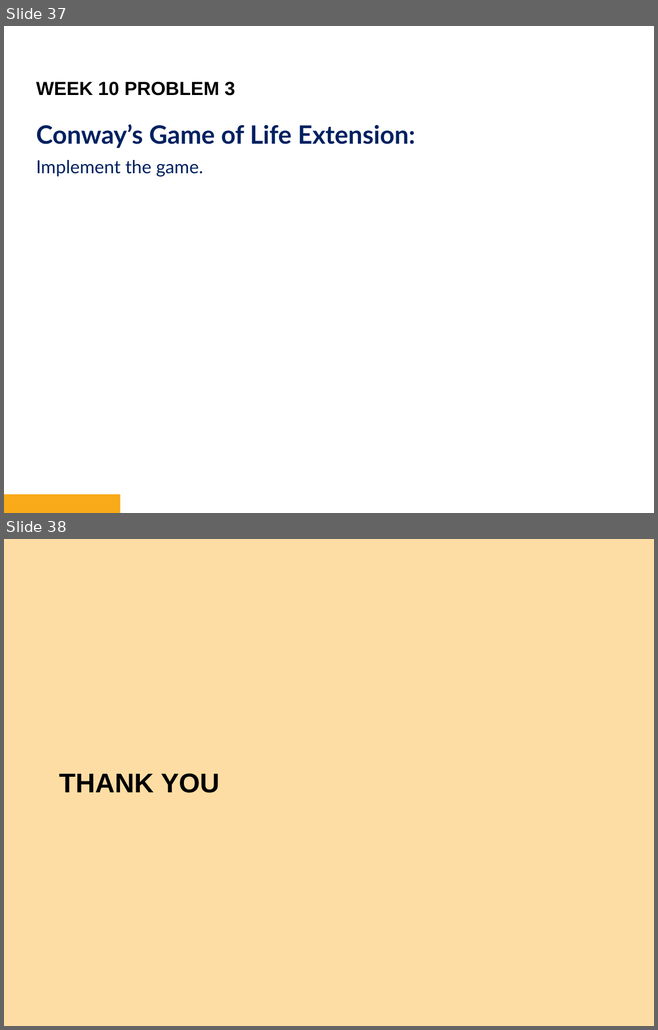
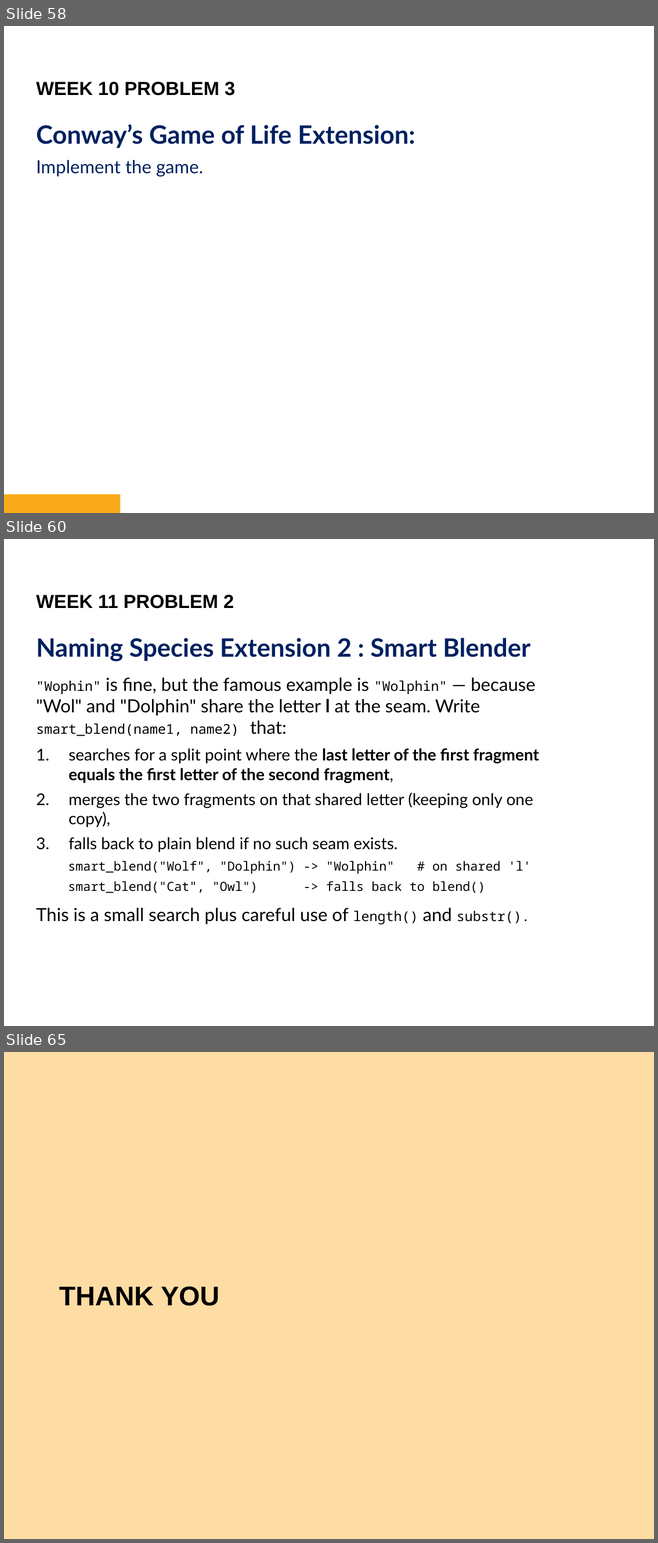
Before and after one commit to bryanbsun/pythonps, a slide deck: Python Problem Solver 2.pptx. Shown one above the other, each under a label of ours: slides 37 and 38 before the commit, slides 58, 60 and 65 after it; the slides between them are not shown. The pictures are 658x1030 and 658x1543 pixels, drawn with LibreOffice and Linux fonts; fonts in the diff are those of the drawing; background and template pictures are left out. Boxes give left, top, right and bottom in pixels: in the first picture for what was removed or moved away, otherwise in the second. Text is boxed around its words. In the diff, an @@ line names an element or a change of style, - is before the commit and + after.

Commit message:
Changes to be committed: 	new file:   Python Problem Solver 2-ThinkPad-X1-Extreme-Gen-3-safeBackup-0001.pptx 	modified:   Python Problem Solver 2.pptx 	new file:   images/circular-maze.png 	new file:   life.py 	new file:   map.py 	new file:   w10p1-fountain.py 	deleted:    w10p1-life.py 	new file:   w10p2-otherway.py 	new file:   w11e1-naming.py 	modified:   w11e2-life.py 	new file:   w11p1-blend.py 	new file:   w11p2-smart.py 	new file:   w12e1-textflag.py 	new file:   w12e2-colourful.py 	new file:   w12e3-arc-MacBookPro.py 	new file:   w12e3-arc.py 	new file:   w12e4-maze.py

```diff
--- a/Python Problem Solver 2.pptx
+++ b/Python Problem Solver 2.pptx
@@ slide 60 added at [4, 539, 654, 1026], background #FFFFFF @@
@@ text added at [36, 595, 234, 609], 21 pt, text #000000, bold @@
+WEEK 11 PROBLEM 2
@@ text added at [36, 638, 539, 925], 18 pt, text #000000 @@
+Naming Species Extension 2 : Smart Blender
+"Wophin" is fine, but the famous example is "Wolphin" — because "Wol" and "Dolphin" share the letter l at the seam. Write smart_blend(name1, name2) that:
+1. searches for a split point where the last letter of the first fragment equals the first letter of the second fragment,
+2. merges the two fragments on that shared letter (keeping only one copy),
+3. falls back to plain blend if no such seam exists.
+smart_blend("Wolf", "Dolphin") -> "Wolphin" # on shared 'l'
+smart_blend("Cat", "Owl") -> falls back to blend()
+This is a small search plus careful use of length() and substr().
@@ what was slide 37 is now slide 58 @@
@@ what was slide 38 is now slide 65 @@
```
Also in this commit, not shown: 26 other slides added, 16 other files.
